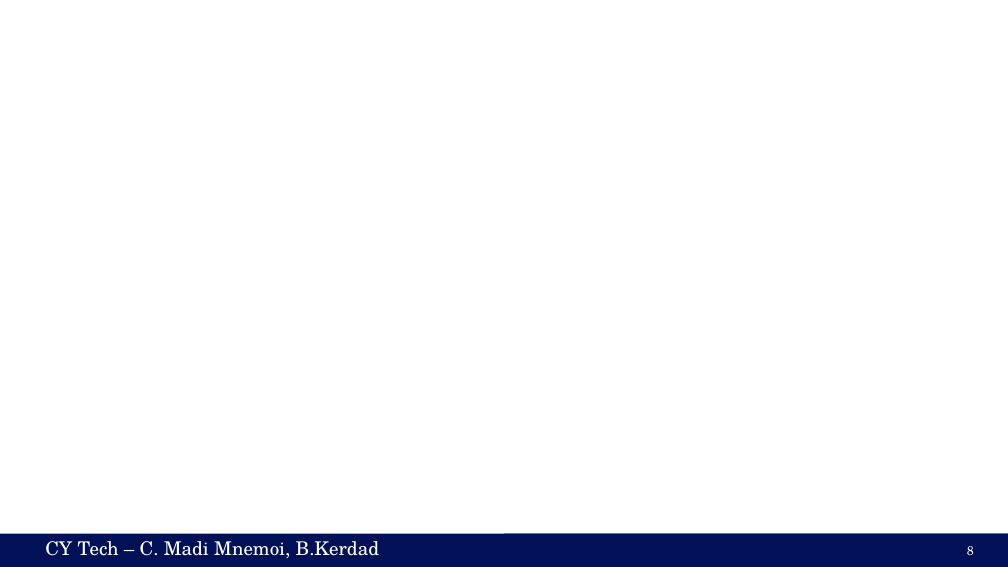
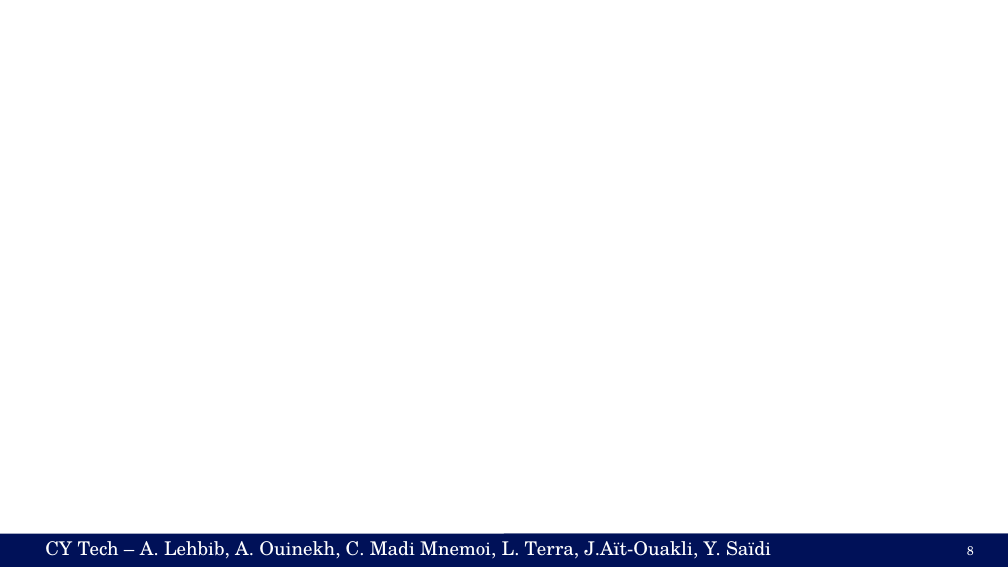
Before and after one commit to cmnemoi/cytech_sparks, a slide deck: slide 8 of presentation.pptx. Drawn at 1008x567 pixels with LibreOffice and Linux fonts; fonts in the diff are those of the drawing; background and template pictures are left out. Boxes give left, top, right and bottom in pixels: in the first picture for what was removed or moved away, otherwise in the second. Text is boxed around its words. In the diff, an @@ line names an element or a change of style, - is before the commit and + after.

```diff
--- a/presentation.pptx
+++ b/presentation.pptx
@@ text at [85,541,771,559]: text changed @@
-CY Tech – C. Madi Mnemoi, B.Kerdad
+CY Tech – A. Lehbib, A. Ouinekh, C. Madi Mnemoi, L. Terra, J.Aït-Ouakli, Y. Saïdi
```
Also in this commit, not shown: 12 other slides changed, 3 slides added, 1 slide removed, 4 other files.
